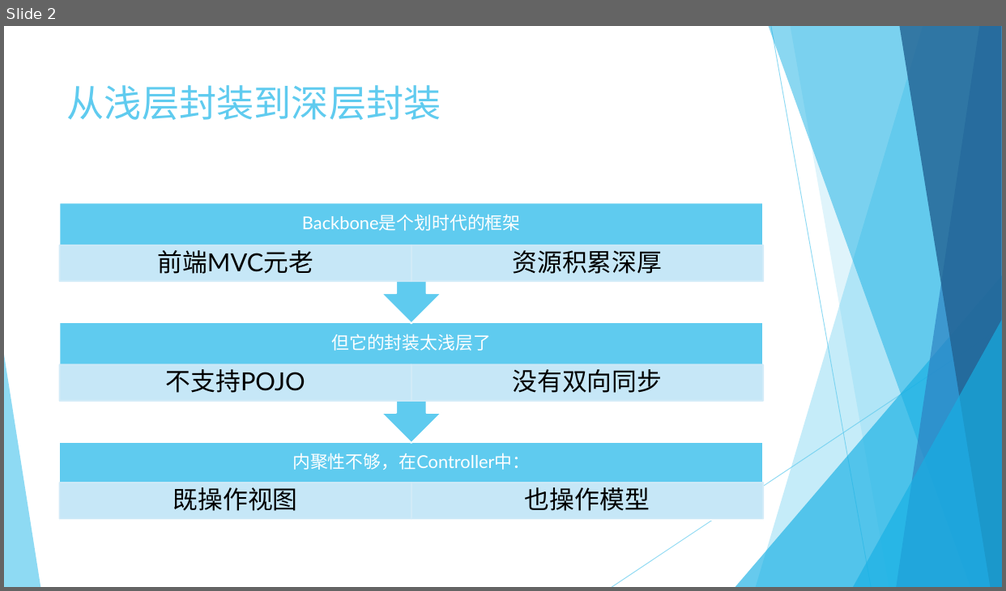
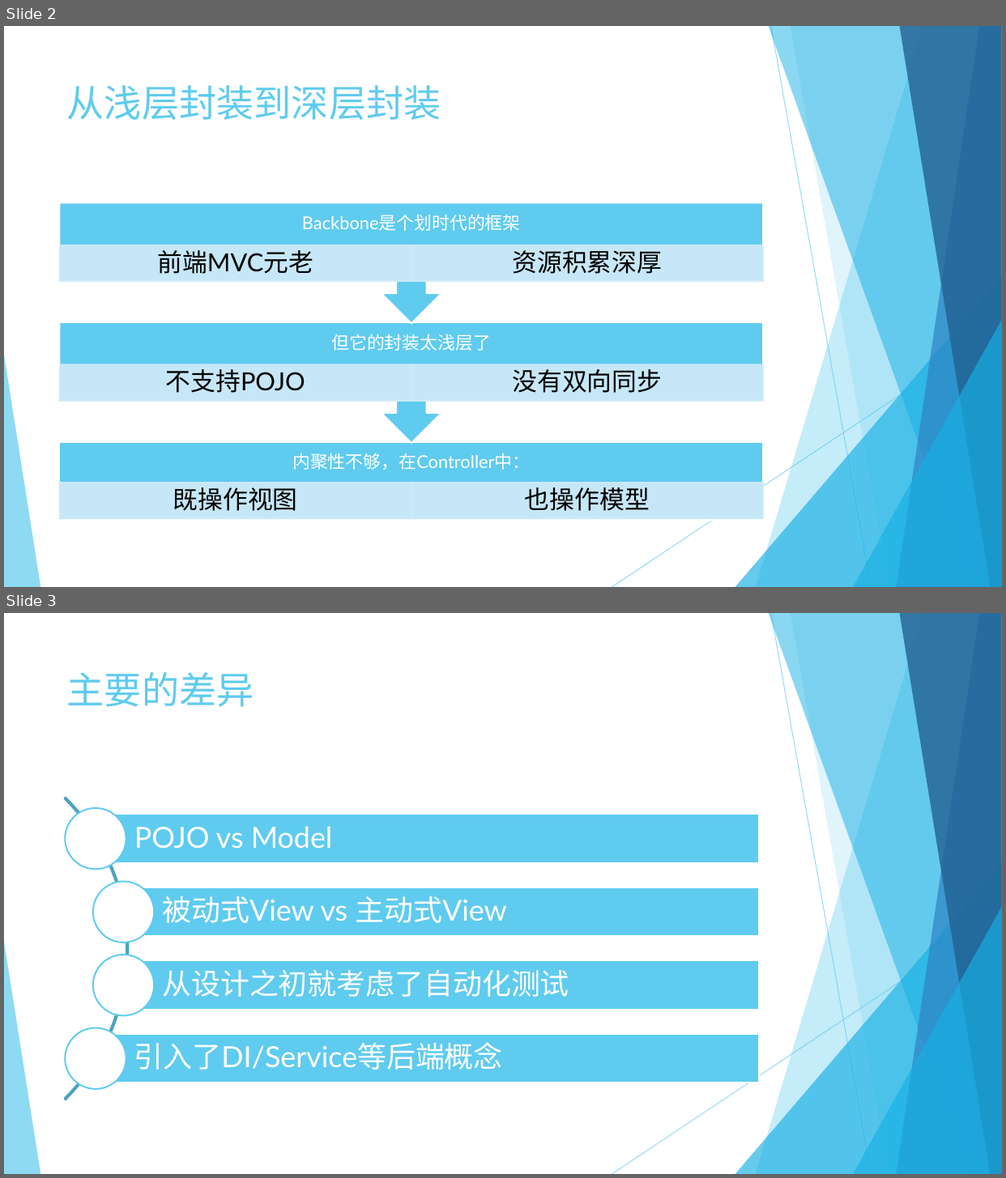
Before and after one commit to jingyanjiaoliu/others, a slide deck: Backbone&Chaplin程序员的Angular指南.pptx. Shown one above the other, each under a label of ours: slide 2 before the commit, slides 2 and 3 after it. The pictures are 1006x591 and 1006x1178 pixels, drawn with LibreOffice and Linux fonts; fonts in the diff are those of the drawing. Boxes give left, top, right and bottom in pixels: in the first picture for what was removed or moved away, otherwise in the second. Text is boxed around its words. In the diff, an @@ line names an element or a change of style, - is before the commit and + after.

```diff
--- a/Backbone&Chaplin程序员的Angular指南.pptx
+++ b/Backbone&Chaplin程序员的Angular指南.pptx
@@ slide 3 added at <box>4,613,1002,1174</box>, background #FFFFFF; not listed: 10 template elements that a slide beside it also shows @@
@@ title added at <box>67,672,254,707</box>, 36 pt, text #5FCBEF @@
+主要的差异
@@ group added at <box>4,735,760,1163</box>: 4 rectangles, 4 texts, 4 ellipses, 1 arch (boxed as its full ring) @@
+POJO vs Model
+被动式View vs 主动式View
+从设计之初就考虑了自动化测试
+引入了DI/Service等后端概念
```
Also in this commit, not shown: 4 other slides added, 1 slide removed, 2 other files.
